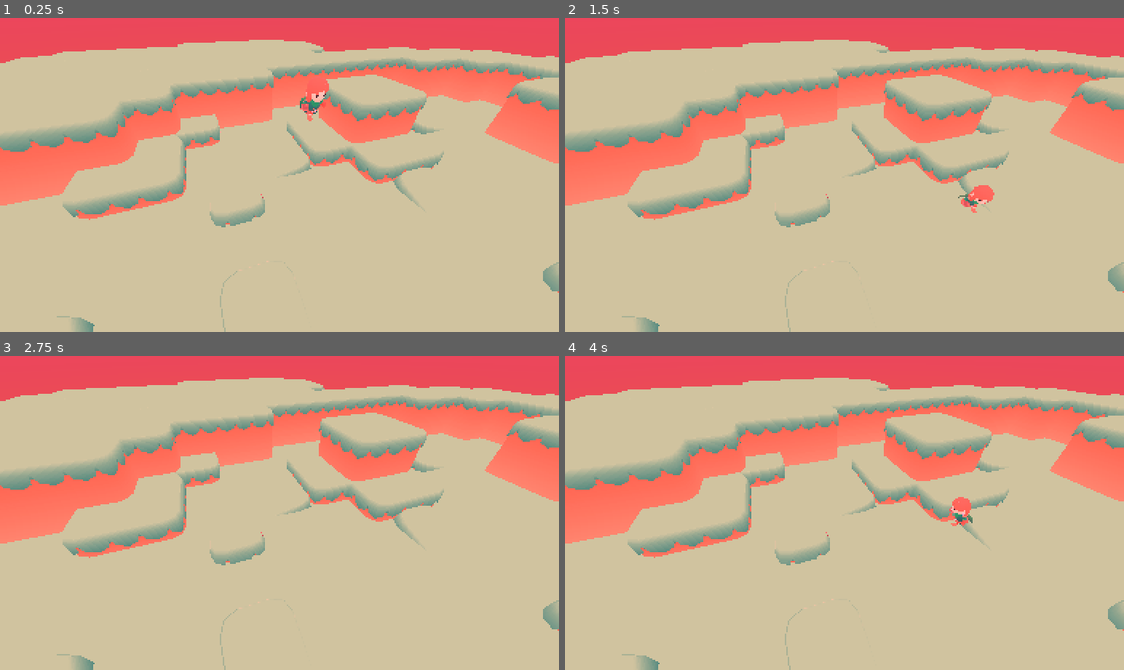
Above: before the commit, frames 1-4 (two rows, left to right).
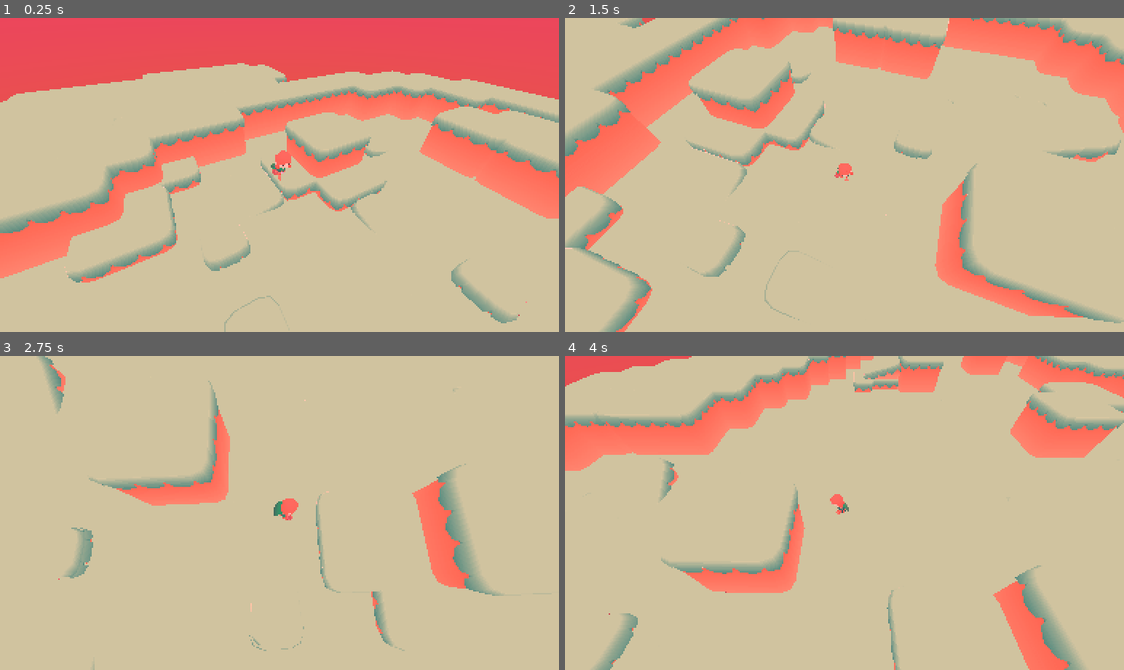
Above: after the commit, the same moments.

Repository: wickworks/jellyfishquarium
Game: Godot game, scene res://main3d.tscn
The game is run twice, just before and just after one commit, with the same random seed, the same clock (stepped at 60 frames per second) and the same inputs.
Inputs (mouse positions are in pixels of both pictures, inside the frame that each line leads up to):
- Up to frame 1 (0.25 s): no input
- Up to frame 2 (1.5 s): tap Enter (ui_accept) at 0.5 s; move the mouse to (967, 159) at 0.52 s; hold D (Move right) 0.53-1.28 s; click (967, 159) at 0.6 s; tap Space (Jump) at 0.77 s; move the mouse to (732, 190) at 1.27 s; hold S (Move down) from 1.28 s (still down); right-click (732, 190) at 1.35 s
- Up to frame 3 (2.75 s): tap Space (Jump) at 1.52 s; move the mouse to (335, 443) at 2.02 s; release S (Move down) at 2.03 s; hold D (Move right) from 2.03 s (still down); click (335, 443) at 2.1 s
- Up to frame 4 (4 s): move the mouse to (816, 575) at 2.77 s; release D (Move right) at 2.78 s; hold W (Move up) 2.78-3.53 s; right-click (816, 575) at 2.85 s; tap Space (Jump) at 3.02, 3.77 s; move the mouse to (1012, 560) at 3.52 s; hold A (Move left) from 3.53 s (still down); click (1012, 560) at 3.6 s

The runs differ from the first frame. In frame 1, 40% of the frame differs, in the area x 0-100%, y 6-100%; in frame 2, 39%; in frame 3, 35%; in frame 4, 40%.

Commit message:
camera looks at player

Diff:
--- a/entity/player_3d.gd
+++ b/entity/player_3d.gd
@@ -56,4 +56,7 @@
 	if direction.length() > 0:
 		$Rogue.look_at(global_position - direction)
 
+
+	%Camera.look_at($Rogue.global_position)
+
 	move_and_slide()
--- a/entity/player_3d.tscn
+++ b/entity/player_3d.tscn
@@ -19,4 +19,4 @@
 
 [node name="Camera" type="Camera3D" parent="Node"]
 unique_name_in_owner = true
-transform = Transform3D(0.947857, 0.211584, -0.254384, 0, 0.771856, 0.64199, 0.330877, -0.606122, 0.728732, -4.858, 10.9874, 9.08418)
+transform = Transform3D(0.944129, 0.210752, -0.253384, 0, 0.76882, 0.639465, 0.329576, -0.603738, 0.725865, -4.858, 15.098, 9.08418)
